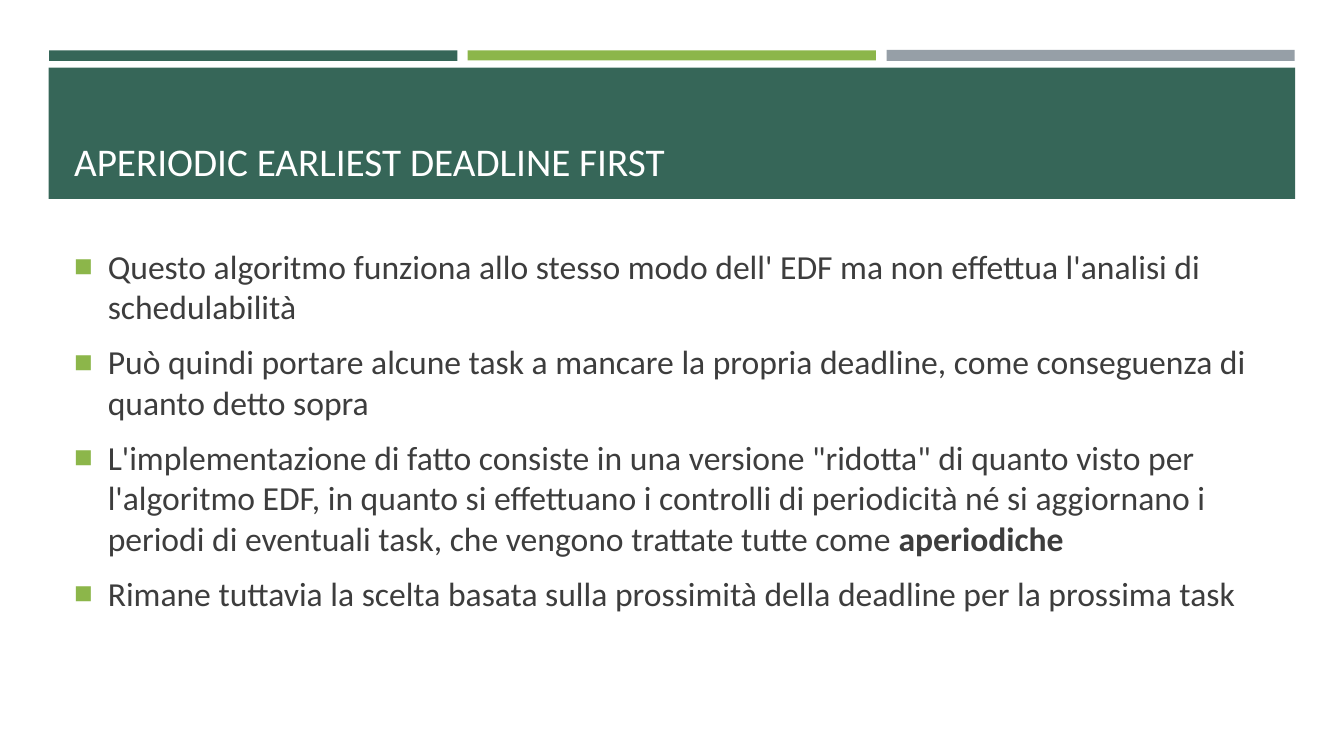
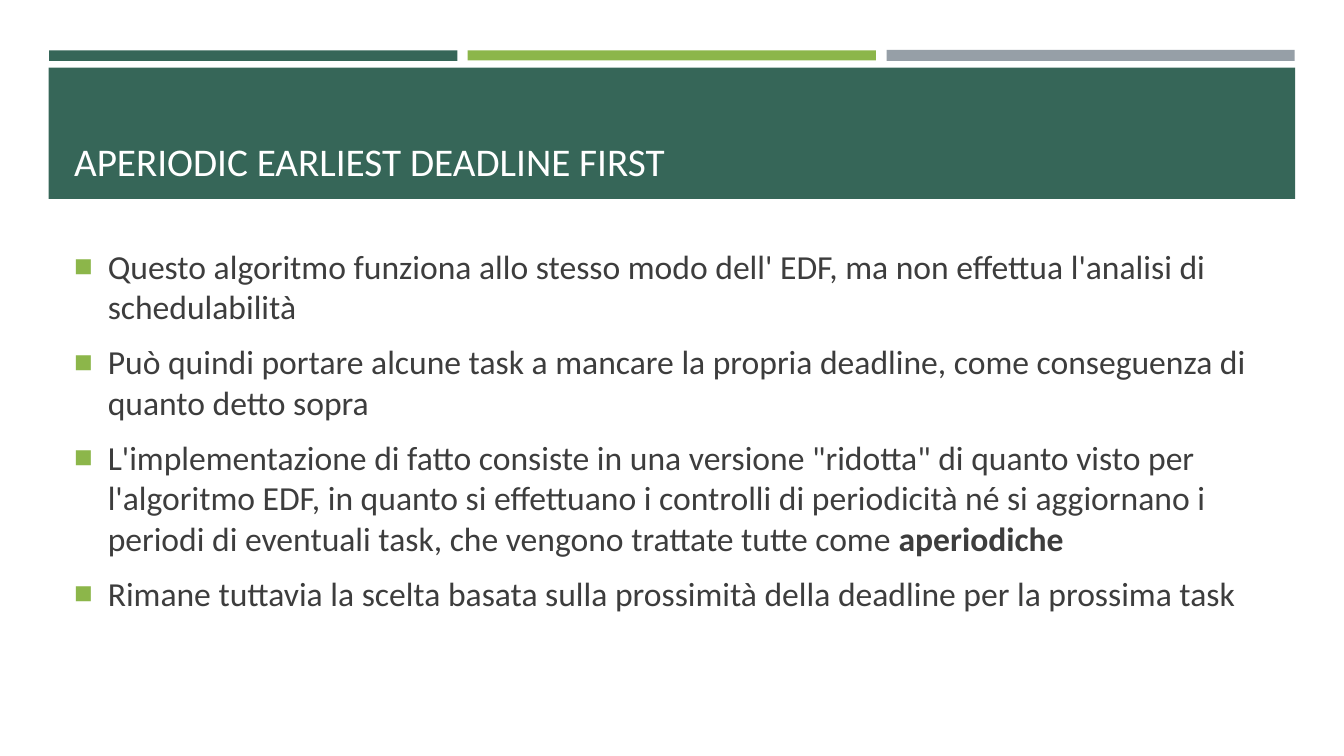
Before and after one commit to ProgrammazioneDiSistema2023-IA-ZZ/Group04, a slide deck: slide 18 of MentOS - Implementazione Scheduling Algorithms.pptx. Drawn at 1344x756 pixels with LibreOffice and Linux fonts; fonts in the diff are those of the drawing. Boxes give left, top, right and bottom in pixels: in the first picture for what was removed or moved away, otherwise in the second. Text is boxed around its words. In the diff, an @@ line names an element or a change of style, - is before the commit and + after.

```diff
--- a/MentOS - Implementazione Scheduling Algorithms.pptx
+++ b/MentOS - Implementazione Scheduling Algorithms.pptx
@@ text at bbox=[108, 255, 1205, 320]: text changed @@
-■ Questo algoritmo funziona allo stesso modo dell' EDF ma non effettua l'analisi di schedulabilità
+■ Questo algoritmo funziona allo stesso modo dell' EDF, ma non effettua l'analisi di schedulabilità
```
Also in this commit, not shown: 2 other slides changed, 6 other files.
